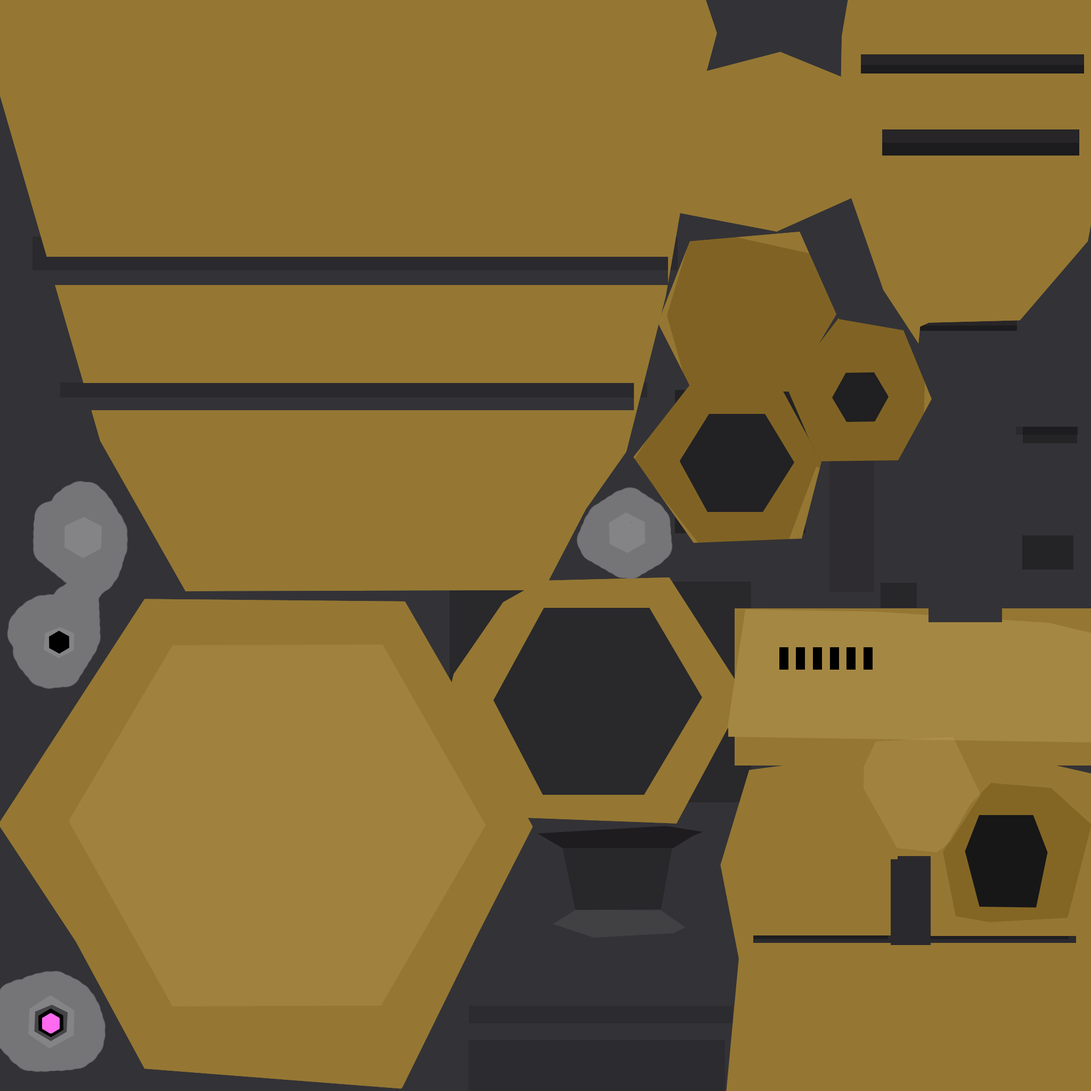
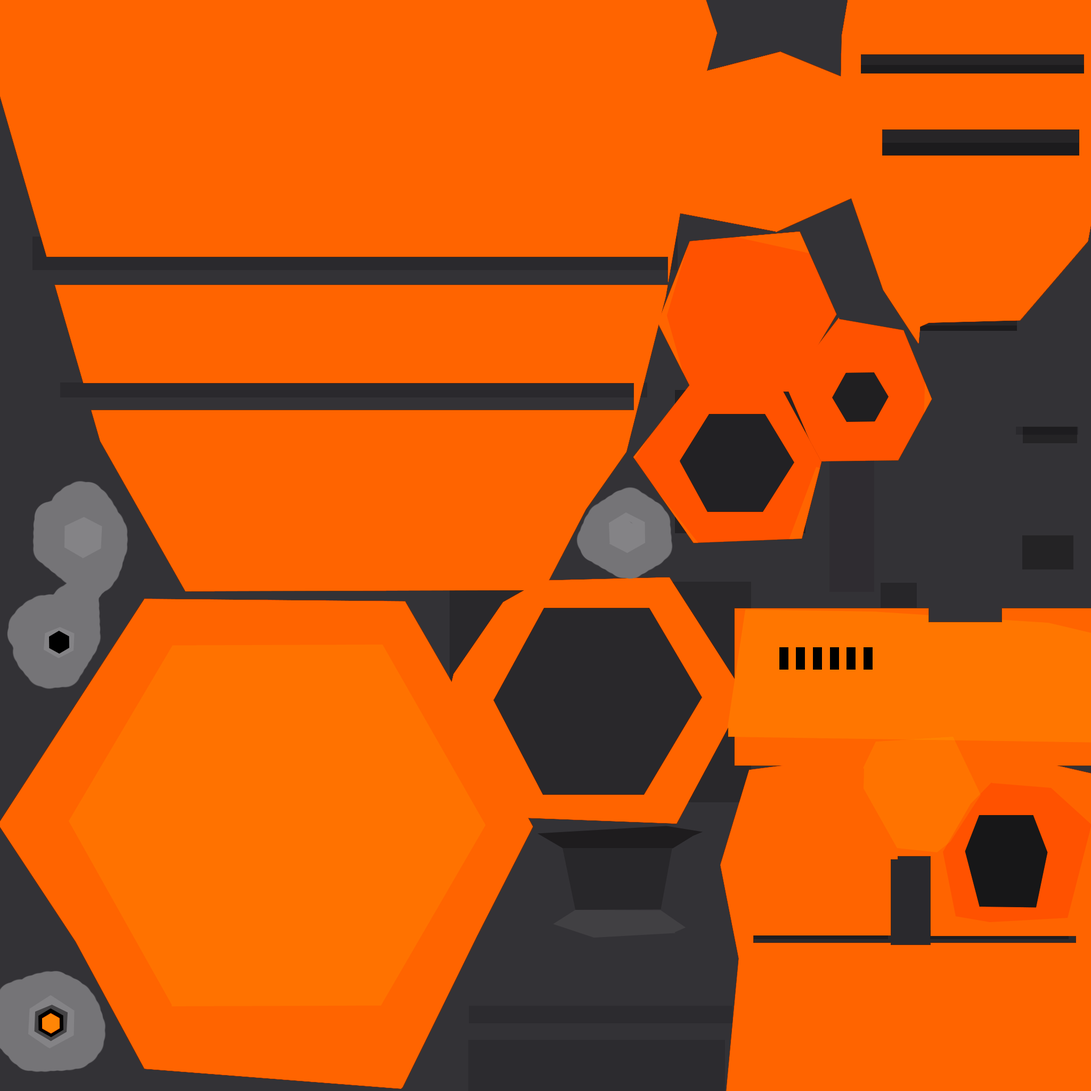
Two versions of the same layered image (1091px x 1091px). Layer-by-layer changes:
hid "Layer 1", painted on it over <box>0,0,1091,1091</box>
painted on "Background" over <box>0,0,1091,1091</box>
